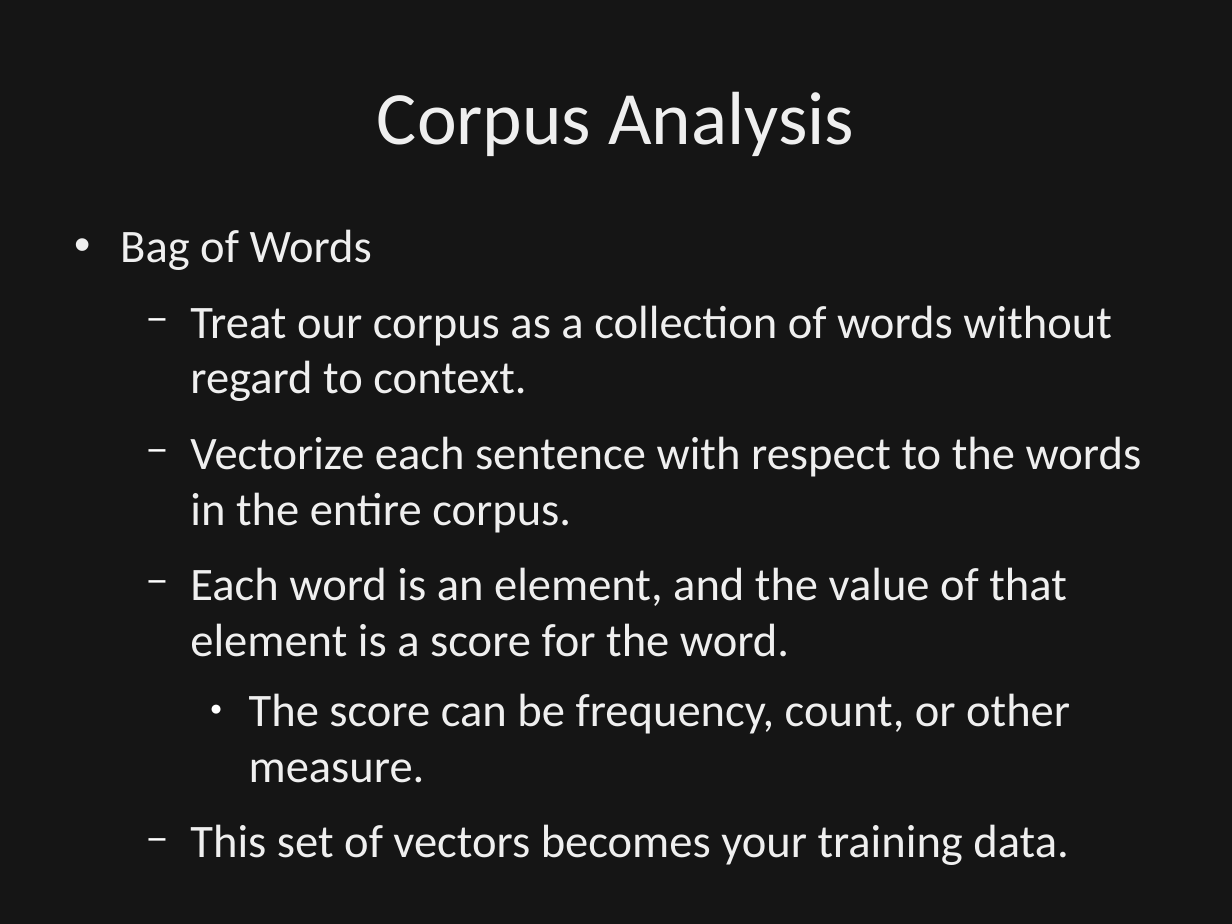
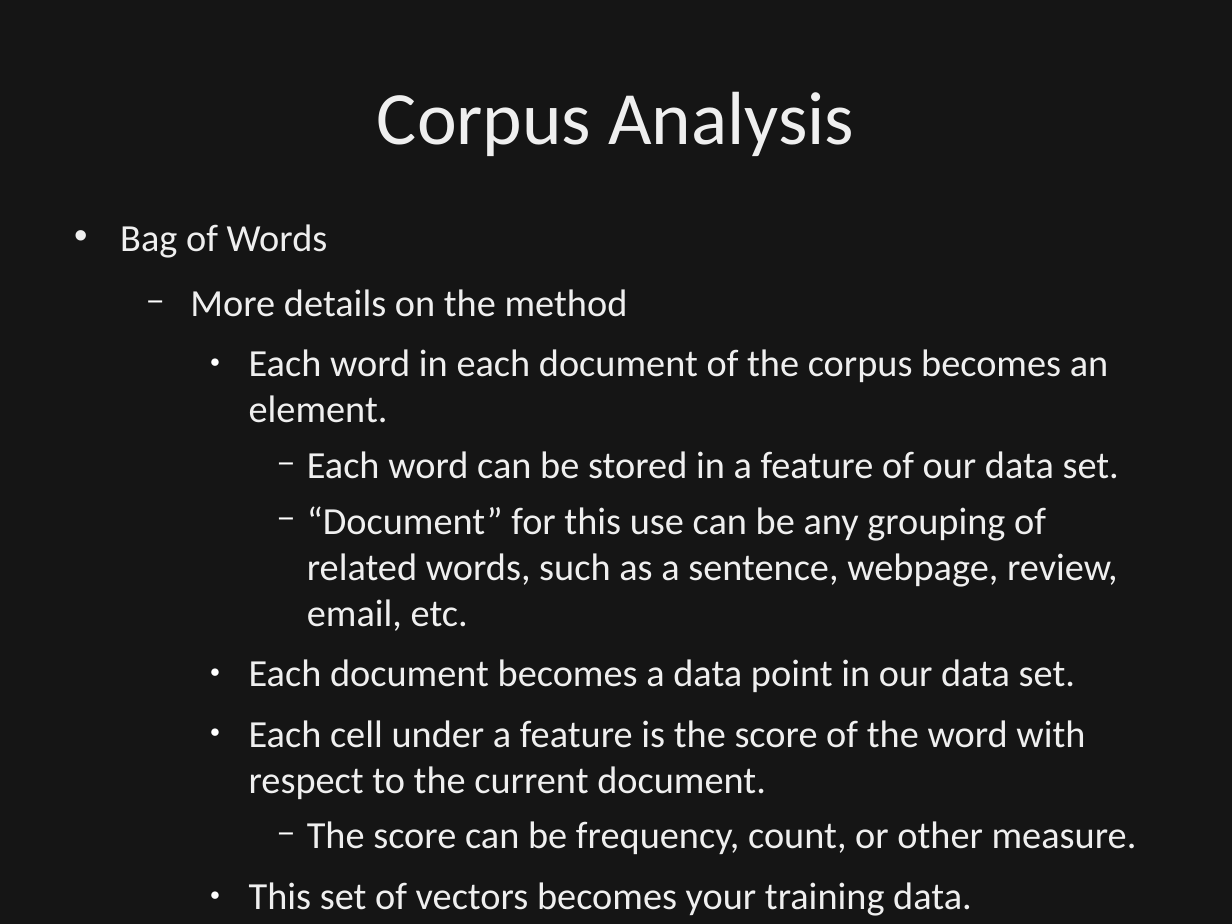
Before and after one commit to dbowmans46/PracticalProgramming, a slide deck: slide 54 of Session 7 - Python/Instructional Material/Session 7 - Python Brief Intro to NLP.odp (slide 53 before the commit). Drawn at 1232x924 pixels with LibreOffice and Linux fonts; fonts in the diff are those of the drawing; background and template pictures are left out; a plain dark background stands for a picture behind light text. Boxes give left, top, right and bottom in pixels: in the first picture for what was removed or moved away, otherwise in the second. Text is boxed around its words. In the diff, an @@ line names an element or a change of style, - is before the commit and + after.

Commit message:
Added details and more slides for bag of words method.  Added example code for simple bag of words method.

```diff
--- a/Session 7 - Python/Instructional Material/Session 7 - Python Brief Intro to NLP.odp
+++ b/Session 7 - Python/Instructional Material/Session 7 - Python Brief Intro to NLP.odp
@@ text at [120, 224, 1137, 916]: size 27.2 to 22.4 pt in "Bag of Words", "The score can be frequency, count, or ...", "This set of vectors becomes your training ..."; line spacing 0.9 to 0.8; bullet ● to −; list level 3 to 4 in "The score can be frequency, ..."; bullet − to ●; list level 2 to 3 in "This set of vectors becomes ..." @@
@@ text at [190, 289, 1119, 799]: text changed; size 27.2 to 22.4 pt @@
-  − Treat our corpus as a collection of words without regard to context.
-  − Vectorize each sentence with respect to the words in the entire corpus.
-  − Each word is an element, and the value of that element is a score for the word.
+  − More details on the method
+    ● Each word in each document of the corpus becomes an element.
+      − Each word can be stored in a feature of our data set.
+      − “Document” for this use can be any grouping of related words, such as a sentence, webpage, review, email, etc.
+    ● Each document becomes a data point in our data set.
+    ● Each cell under a feature is the score of the word with respect to the current document.
```
Also in this commit, not shown: 2 slides added, 1 other file.
